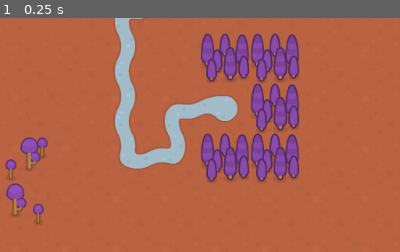
Above: before the commit, frame 1.
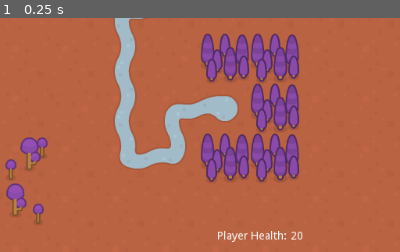
Above: after the commit, the same moment.

Repository: smithmd/GodotTD
Game: Godot game, scene res://Main.tscn
Same seed, same stepped clock (60 frames per second), same inputs: the game is played once before the commit and once after it.
Inputs:
- Up to frame 1 (0.25 s): no input
The pictures show only the part of the screen within x 50-100%, y 50-100%; the shares and areas given below are measured in that part.

The runs differ from the first frame. In frame 1, 0.4% of the frame differs, in the area x 54-76%, y 91-96%.

Commit message:
added player health

Diff:
--- a/Enemy.gd
+++ b/Enemy.gd
@@ -4,9 +4,13 @@
 export (int) var max_speed
 var mob_types = ["truck", "tank", "roller"]
 var path_follow
+var card
 
 func set_path_follow(pf):
 	path_follow = pf
 
 func _fixed_process(delta):
 	pass
+
+func set_card(c):
+	card = c
--- a/Enemy.tscn
+++ b/Enemy.tscn
@@ -92,7 +92,7 @@
 custom_solver_bias = 0.0
 extents = Vector2( 16.2192, 16.0577 )
 
-[node name="Enemy" type="RigidBody2D" index="0"]
+[node name="Enemy" type="RigidBody2D"]
 
 input_pickable = false
 collision_layer = 1
--- a/Main.gd
+++ b/Main.gd
@@ -1,6 +1,7 @@
 extends Node2D
 
 export (PackedScene) var Enemy
+var player_health = 20
 var enemies = []
 var unit_cards = [] # Possible unit cards
 var enhancement_cards = [] # Possible enhancement cards
@@ -22,6 +23,7 @@
 	load_levels()
 	load_current_level()
 	load_deck()
+	update_gui()
 #	spawn_enemy()
 	$Spawn.start()
 	ground_battle(enemy_cards[0],player_deck[0])
@@ -33,6 +35,7 @@
 
 		# Deletes the enemy and it's PathFollow2D from the game
 		if (enemy.get_parent().get_unit_offset() >= 1.0):
+			player_hit()
 			remove_enemy(enemy)
 
 func _on_Spawn_timeout():
@@ -56,6 +59,7 @@
 	# create a new Enemy and add it to the PathFollow2D
 	var enemy = Enemy.instance()
 	enemy.set_path_follow(pf)
+	enemy.set_card(enemy_card)
 	enemies.append(enemy)
 	pf.add_child(enemy)
 
@@ -63,6 +67,13 @@
 	enemy.get_parent().queue_free() # deletes the PathFollow2D that is this enemy's parent node
 	enemies.erase(enemy)
 	enemy.queue_free()
+
+func player_hit():
+	player_health = player_health - 1
+	update_gui()
+
+func update_gui():
+	$HealthCounter.text = str(player_health)
 
 func load_levels():
 	var level_file = File.new()
@@ -93,7 +104,6 @@
 		card_file.close()
 
 		for card in card_data:
-
 			if card.type == "unit":
 				card_dictionary[int(card.number)] = add_unit_card(card)
 				unit_cards.append(add_unit_card(card))
--- a/Main.tscn
+++ b/Main.tscn
@@ -46,57 +46,7 @@
 tile_data = PoolIntArray( 0, 19, 0, 1, 0, 0, 2, 2, 0, 3, 0, 0, 4, 0, 0, 5, 0, 0, 6, 11, 0, 7, 0, 0, 8, 2, 0, 9, 1, 0, 1 …(2111 unchanged characters)…
 _sections_unfolded = [ "Cell", "Transform" ]
 
-[node name="PathSouth" type="Path2D" parent="." index="1"]
-
-self_modulate = Color( 0.5, 0.6, 1, 0.7 )
-position = Vector2( 97.2104, 96.8508 )
-curve = SubResource( 1 )
-
-[node name="PathFollow" type="PathFollow2D" parent="PathSouth" index="0"]
-
-position = Vector2( -1.32684, 0 )
-offset = 0.0
-h_offset = 0.0
-v_offset = 0.0
-rotate = true
-cubic_interp = true
-loop = true
-lookahead = 4.0
-
-[node name="PathNorth" type="Path2D" parent="." index="2"]
-
-self_modulate = Color( 0.5, 0.6, 1, 0.7 )
-position = Vector2( 97.2104, 95.5239 )
-curve = SubResource( 2 )
-
-[node name="PathFollow" type="PathFollow2D" parent="PathNorth" index="0"]
-
-position = Vector2( -1.32684, 1.32684 )
-rotation = -0.00699288
-offset = 0.0
-h_offset = 0.0
-v_offset = 0.0
-rotate = true
-cubic_interp = true
-loop = true
-lookahead = 4.0
-
-[node name="Enemy_Walk" type="Timer" parent="." index="3"]
-
-process_mode = 1
-wait_time = 0.1
-one_shot = false
-autostart = true
-_sections_unfolded = [ "Pause" ]
-
-[node name="Spawn" type="Timer" parent="." index="4"]
-
-process_mode = 1
-wait_time = 1.0
-one_shot = false
-autostart = false
-
-[node name="TileMapFantasyGround" type="TileMap" parent="." index="5"]
+[node name="TileMapFantasyGround" type="TileMap" parent="." index="1"]
 
 mode = 0
 tile_set = ExtResource( 4 )
@@ -117,6 +67,98 @@
 tile_data = PoolIntArray( 0, 0, 0, 1, 2, 0, 2, 0, 0, 3, 2, 0, 4, 0, 0, 5, 0, 0, 6, 0, 0, 7, 1, 0, 65536, 0, 0, 65537, 1 …(307 unchanged characters)…
 _sections_unfolded = [ "Cell" ]
 
+[node name="PathSouth" type="Path2D" parent="." index="2"]
+
+self_modulate = Color( 0.5, 0.6, 1, 0.7 )
+position = Vector2( 97.2104, 96.8508 )
+curve = SubResource( 1 )
+
+[node name="PathFollow" type="PathFollow2D" parent="PathSouth" index="0"]
+
+position = Vector2( -1.32684, 0 )
+offset = 0.0
+h_offset = 0.0
+v_offset = 0.0
+rotate = true
+cubic_interp = true
+loop = true
+lookahead = 4.0
+
+[node name="PathNorth" type="Path2D" parent="." index="3"]
+
+self_modulate = Color( 0.5, 0.6, 1, 0.7 )
+position = Vector2( 97.2104, 95.5239 )
+curve = SubResource( 2 )
+
+[node name="PathFollow" type="PathFollow2D" parent="PathNorth" index="0"]
+
+position = Vector2( -1.32684, 1.32684 )
+rotation = -0.00699288
+offset = 0.0
+h_offset = 0.0
+v_offset = 0.0
+rotate = true
+cubic_interp = true
+loop = true
+lookahead = 4.0
+
+[node name="Enemy_Walk" type="Timer" parent="." index="4"]
+
+process_mode = 1
+wait_time = 0.1
+one_shot = false
+autostart = true
+_sections_unfolded = [ "Pause" ]
+
+[node name="Spawn" type="Timer" parent="." index="5"]
+
+process_mode = 1
+wait_time = 1.0
+one_shot = false
+autostart = false
+
+[node name="HealthCounter" type="Label" parent="." index="6"]
+
+anchor_left = 0.0
+anchor_top = 0.0
+anchor_right = 0.0
+anchor_bottom = 0.0
+margin_left = 884.0
+margin_top = 573.0
+margin_right = 924.0
+margin_bottom = 587.0
+rect_pivot_offset = Vector2( 0, 0 )
+rect_clip_content = false
+mouse_filter = 2
+mouse_default_cursor_shape = 0
+size_flags_horizontal = 1
+size_flags_vertical = 4
+text = "0"
+percent_visible = 1.0
+lines_skipped = 0
+max_lines_visible = -1
+
+[node name="HealthLabel" type="Label" parent="." index="7"]
+
+anchor_left = 0.0
+anchor_top = 0.0
+anchor_right = 0.0
+anchor_bottom = 0.0
+margin_left = 790.0
+margin_top = 573.0
+margin_right = 879.0
+margin_bottom = 587.0
+rect_pivot_offset = Vector2( 0, 0 )
+rect_clip_content = false
+mouse_filter = 2
+mouse_default_cursor_shape = 0
+size_flags_horizontal = 1
+size_flags_vertical = 4
+text = "Player Health:"
+percent_visible = 1.0
+lines_skipped = 0
+max_lines_visible = -1
+
 [connection signal="timeout" from="Enemy_Walk" to="." method="_on_Enemy_Walk_timeout"]
 
 [connection signal="timeout" from="Spawn" to="." method="_on_Spawn_timeout"]
--- a/deck.json
+++ b/deck.json
@@ -1,5 +1,5 @@
 [
-{"XP":230,"level":0,"number":0},
+{"XP":310,"level":0,"number":0},
 {"XP":50,"level":0,"number":0},
 {"XP":0,"level":0,"number":1},
 {"XP":0,"level":0,"number":2}
